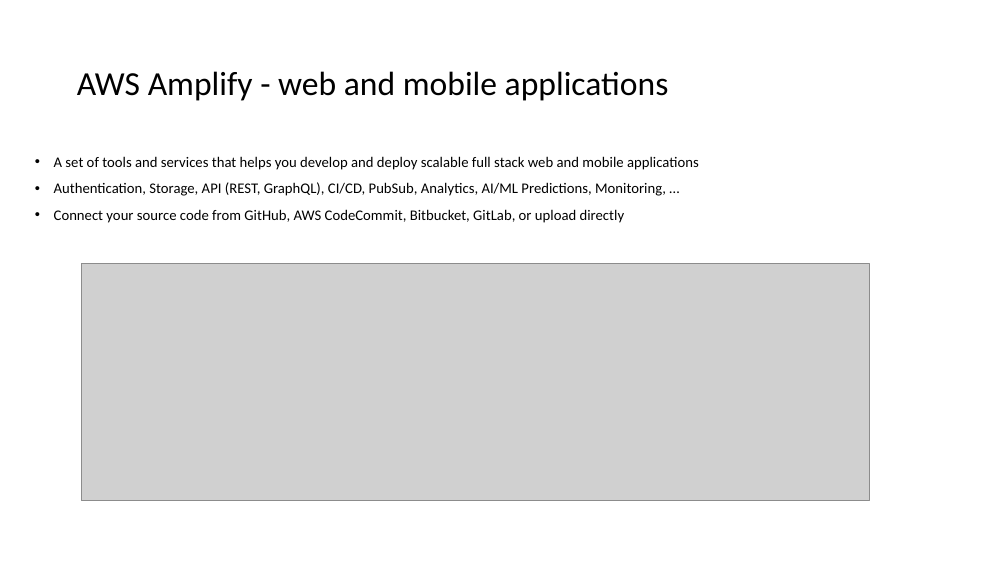
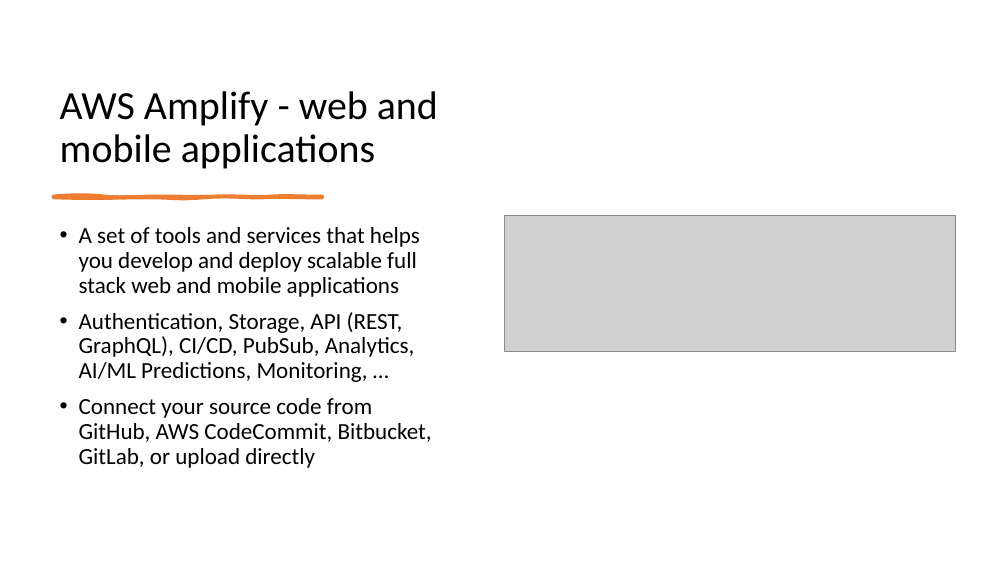
Before and after one commit to IlyaChakun/aws-iba-courses, a slide deck: slide 2 of lecture-materials/DeveloperTools/amplify/aws_amplify.pptx. Drawn at 1008x567 pixels with LibreOffice and Linux fonts; fonts in the diff are those of the drawing; grey boxes stand for pictures. Boxes give left, top, right and bottom in pixels: in the first picture for what was removed or moved away, otherwise in the second. Text is boxed around its words. In the diff, an @@ line names an element or a change of style, - is before the commit and + after.

```diff
--- a/lecture-materials/DeveloperTools/amplify/aws_amplify.pptx
+++ b/lecture-materials/DeveloperTools/amplify/aws_amplify.pptx
@@ title "AWS Amplify - web and ...": place and size @@
-title "AWS Amplify - web and ..." at <box>77,71,669,101</box>
+title "AWS Amplify - web and ..." at <box>60,91,438,169</box>
@@ title "AWS Amplify - web and ..." at <box>60,91,438,169</box>: size 32 to 38 pt; vertical alignment middle to bottom @@
@@ freeform shape added at <box>53,197,322,198</box>, fill #ED7D31, outline #ED7D31 3 pt @@
@@ text "A set of tools and ...": place and size @@
-text "A set of tools and ..." at <box>54,156,699,223</box>
+text "A set of tools and ..." at <box>79,227,432,468</box>
@@ text "A set of tools and ..." at <box>79,227,432,468</box>: size 14 to 22 pt @@
@@ picture: place and size @@
-picture at <box>81,263,869,501</box>
+picture at <box>504,216,956,352</box>
```
Also in this commit, not shown: 8 other slides changed, 11 other files.
